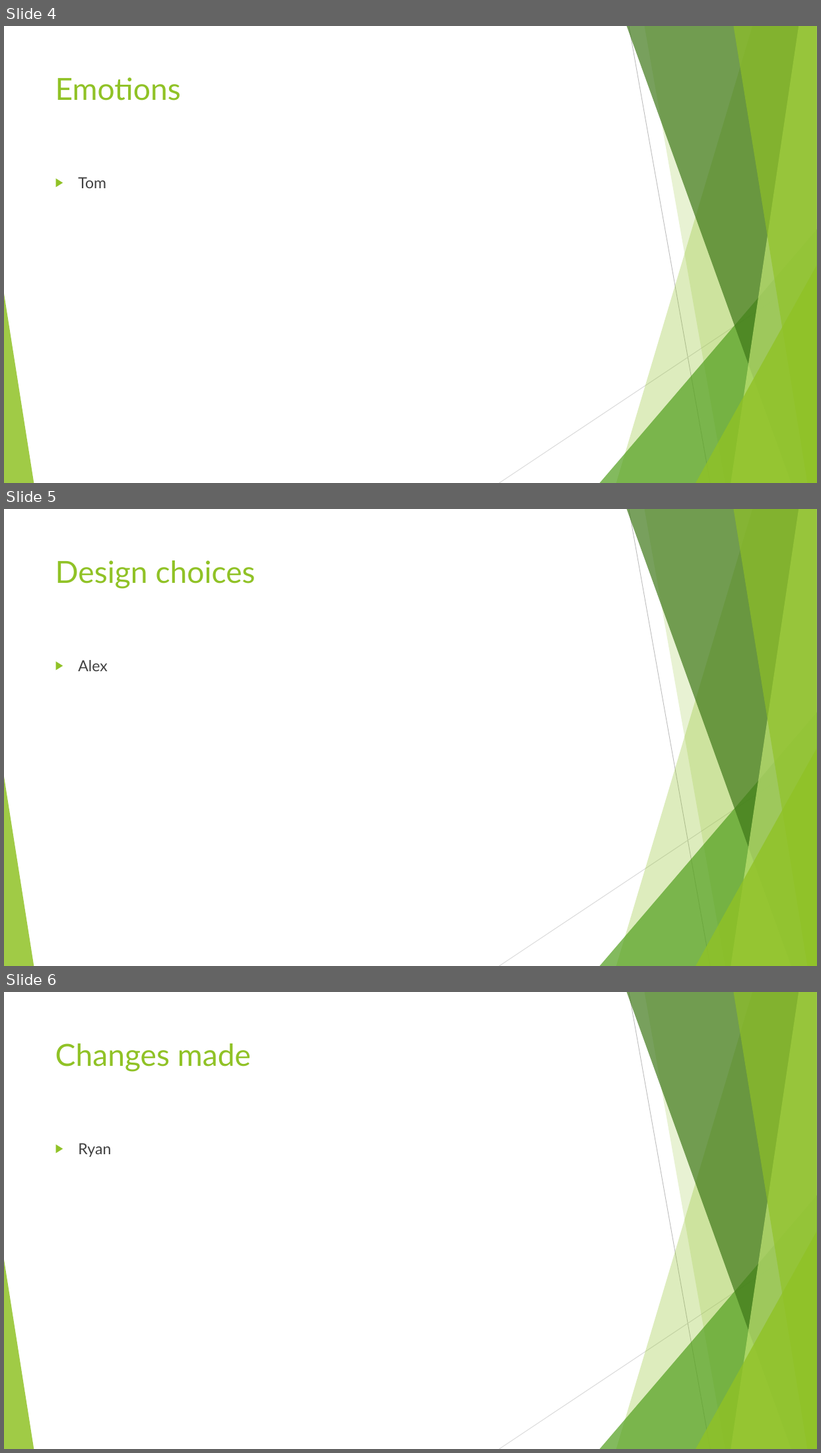
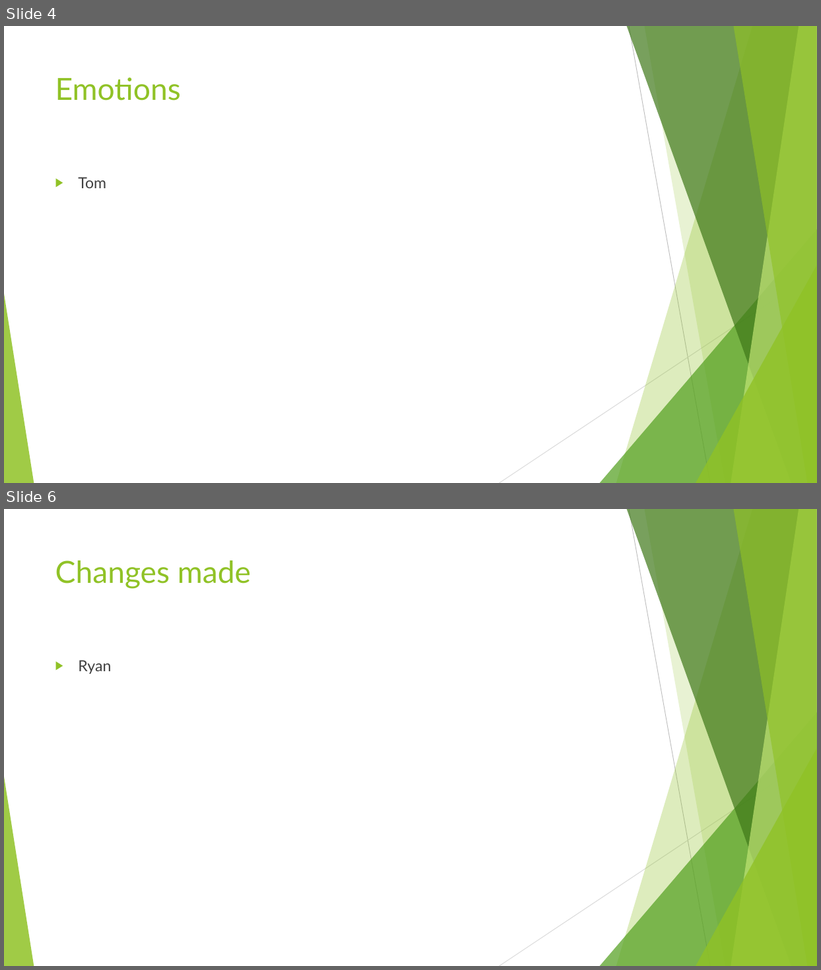
Before and after one commit to UoSGamesGroups/first-semester-l4-5-group-14, a slide deck: Management/Presentations/Intergalactic Bookstore (WIP).odp. Shown one above the other, each under a label of ours: slides 4, 5 and 6 before the commit, slides 4 and 6 after it; the slides between them are not shown. The pictures are 821x1453 and 821x970 pixels, drawn with LibreOffice and Linux fonts; fonts in the diff are those of the drawing. Boxes give left, top, right and bottom in pixels: in the first picture for what was removed or moved away, otherwise in the second. Text is boxed around its words. In the diff, an @@ line names an element or a change of style, - is before the commit and + after.

```diff
--- a/Management/Presentations/Intergalactic Bookstore (WIP).odp
+++ b/Management/Presentations/Intergalactic Bookstore (WIP).odp
@@ slide 5 removed at <box>4,509,817,966</box>, background #FFFFFF; not listed: 10 template elements that a slide beside it also shows @@
@@ title removed at <box>55,560,255,589</box> @@
-Design choices
@@ text removed at <box>78,660,108,671</box> @@
-▶ Alex
```
Also in this commit, not shown: 1 slide changed, 3 slides added, 1 other slide removed.
